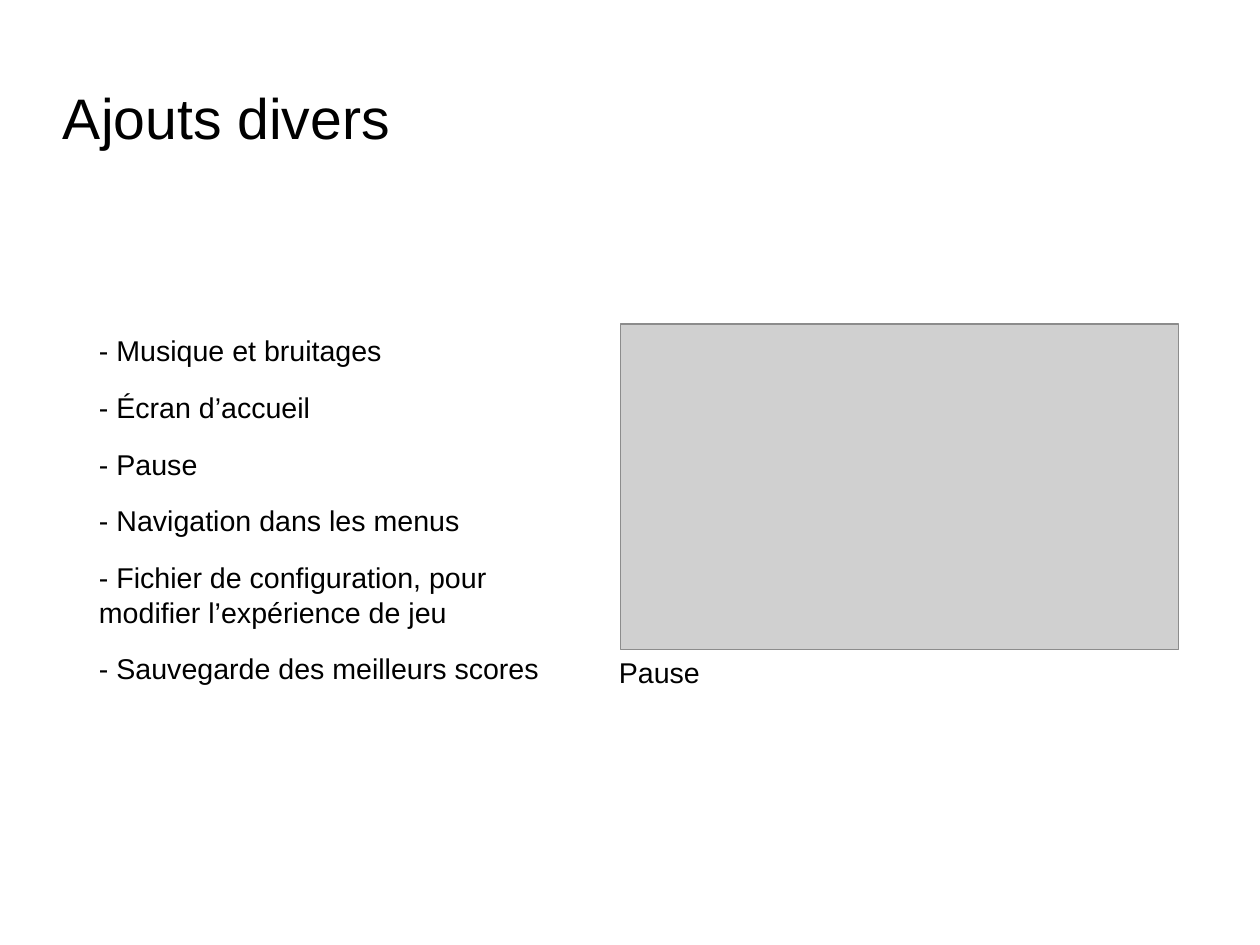
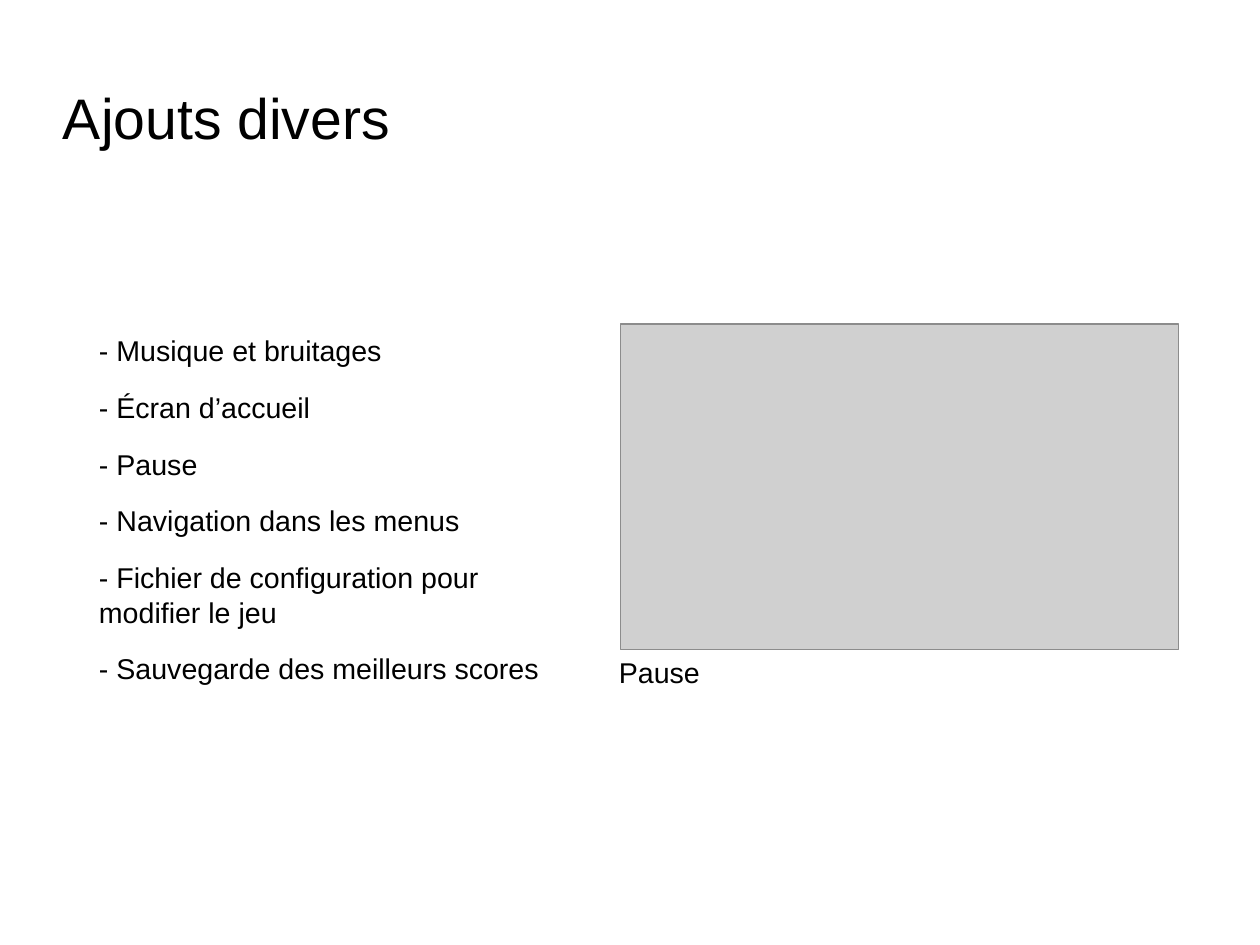
Before and after one commit to nponsard/G2_G4_Bennacer_Lesbros_MathieuDrif_Ponsard_Tritz, a slide deck: slide 4 of docs/Presentation.odp. Drawn at 1260x945 pixels with LibreOffice and Linux fonts; fonts in the diff are those of the drawing; grey boxes stand for pictures; background and template pictures are left out. Boxes give left, top, right and bottom in pixels: in the first picture for what was removed or moved away, otherwise in the second. Text is boxed around its words. In the diff, an @@ line names an element or a change of style, - is before the commit and + after.

```diff
--- a/docs/Presentation.odp
+++ b/docs/Presentation.odp
@@ text at [99, 567, 478, 628]: text changed @@
-- Fichier de configuration, pour modifier l’expérience de jeu
+- Fichier de configuration pour modifier le jeu
```
Also in this commit, not shown: 3 other slides changed, 4 slides added, 1 other file.
